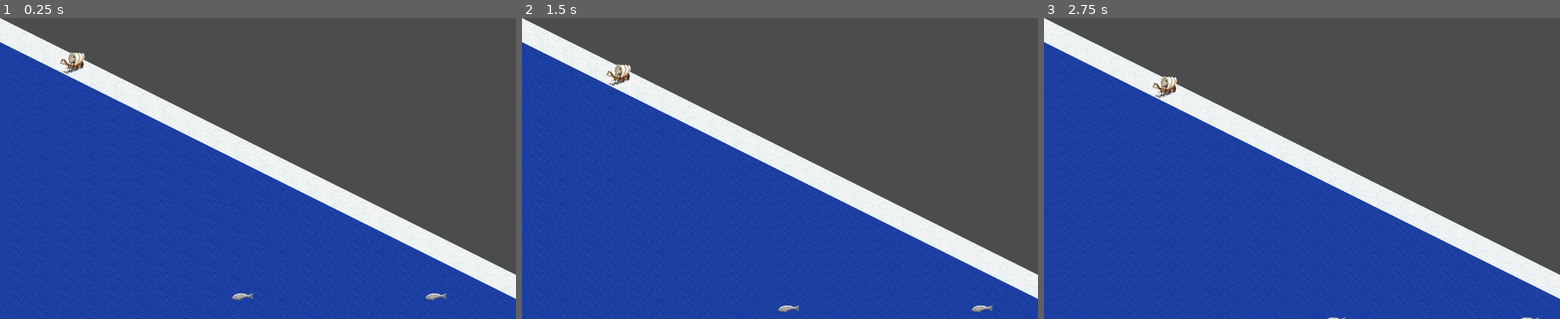
Above: before the commit, frames 1-3 (left to right).
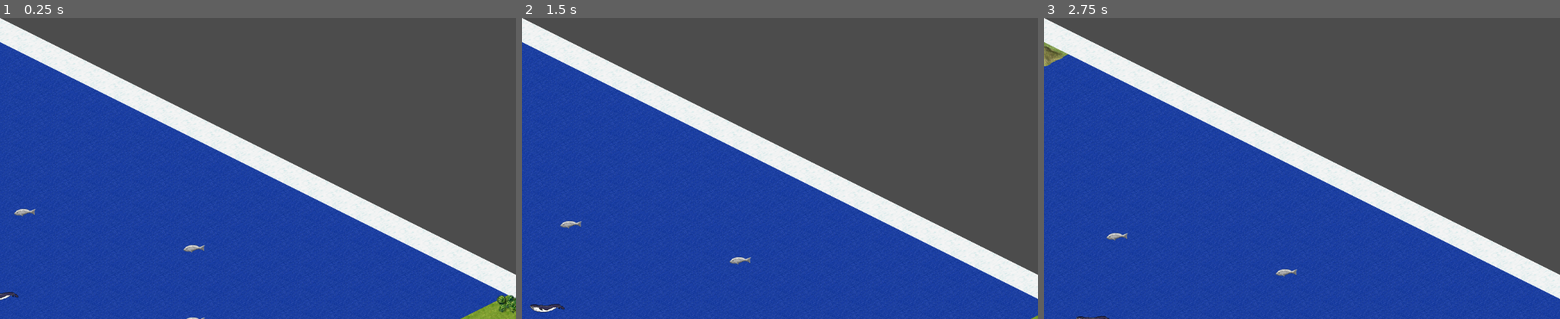
Above: after the commit, the same moments.

Repository: burdockcascade/gociv
Game: Godot game, scene res://src/Main.tscn
Same seed, same stepped clock (60 frames per second), same inputs: the game is played once before the commit and once after it.
Inputs (mouse positions are in pixels of both pictures, inside the frame that each line leads up to):
- Up to frame 1 (0.25 s): no input
- Up to frame 2 (1.5 s): tap Enter at 0.5 s; move the mouse to (893, 153) at 0.52 s; hold } (ui_move_map_right) 0.53-1.25 s; click (893, 153) at 0.67 s; tap Space at 1.25 s; drag from (676, 183) to (754, 228) at 1.27 s
- Up to frame 3 (2.75 s): tap Enter at 2 s; move the mouse to (1353, 102) at 2.02 s; hold } (ui_move_map_right) from 2.03 s (still down)

The runs differ from the first frame. In frame 1, 1.1% of the frame differs, in the area x 0-100%, y 11-100%; in frame 2, 0.6%; in frame 3, 0.6%.
Error before the commit: Invalid get index '(13, -3)' (on base: 'Dictionary'). (res://src/Units.gd:50)
Error after the commit: Invalid get index '(13, -3)' (on base: 'Dictionary'). (res://src/Units.gd:39)

Commit message:
explorer and code cleanup

Diff:
--- a/src/Map.gd
+++ b/src/Map.gd
@@ -13,6 +13,7 @@
 var landnav: AStar2D = AStar2D.new()
 var waternav: AStar2D = AStar2D.new()
 
+# order is important
 enum TILE {
 
 	SHALLOW_OCEAN,
@@ -30,6 +31,7 @@
 
 }
 
+# order is important
 enum TERRAIN2 {
 
 	SMALL_FOREST = 49
@@ -38,9 +40,10 @@
 
 }
 
+# order is important
 enum RESOURCE {
 
-	OASIS,
+	OASIS, # 0
 	OIL,
 	OILRIG
 	BUFFALO,
@@ -50,7 +53,7 @@
 	SILK,
 	FARMLAND,
 	COAL,
-	WINE,
+	WINE, # 10
 	MINING,
 	GOLD,
 	IRON,
@@ -60,7 +63,7 @@
 	VILLAGE,
 	IVORY,
 	ARCTIC_OIL,
-	FALLOUT,
+	FALLOUT, # 20
 	PEAT,
 	SPICE,
 	OIL_PLATFORM,
@@ -70,16 +73,86 @@
 	WHALES,
 	SEALS,
 	FOREST_GAME,
-	HORSES,
+	HORSES, # 30
 	SHEILD
 
 }
 
+####################################################################################################
+## Ready
+
 var mapsize: Vector2
 
 func _ready() -> void:
 
 	rng.randomize()
+
+####################################################################################################
+## DRAW WORLD
+
+func slide_map_left() -> void:
+
+	for mapd in mapdata.values():
+		mapd.cellv.x = wrapi(mapd.cellv.x - 1, 0, mapsize.x)
+
+	draw_map()
+	emit_signal("world_scrolled", Vector2.LEFT)
+
+
+func slide_map_right() -> void:
+
+	for mapd in mapdata.values():
+		mapd.cellv.x = wrapi(mapd.cellv.x + 1, 0, mapsize.x)
+
+	draw_map()
+	emit_signal("world_scrolled", Vector2.RIGHT)
+
+func draw_map() -> void:
+
+	# paint map
+	for mapv in mapdata:
+
+		var mapd: Dictionary = mapdata[mapv]
+		var cellv: Vector2 = mapd.cellv
+
+		# update world position for mapv
+		mapd.worldv = terrain.map_to_world(cellv)
+
+		# paint terrain
+		terrain.set_cellv(cellv, mapd.tile)
+
+		# paint upper terrain
+		terrain2.set_cellv(cellv, mapd.terrain2)
+
+		# paint resources
+		resources.set_cellv(cellv, mapd.resource)
+
+		# paint settlements
+
+		# paint units
+
+		# paint fog
+
+####################################################################################################
+## MAP GENERATOR
+
+enum HEIGHT {
+	DEEP_SEA,
+	SHALLOW_OCEAN,
+	FLATLAND,
+	HILL,
+	MOUNTAIN
+}
+
+var tile_height: Dictionary = {
+	HEIGHT.DEEP_SEA : TILE.SHALLOW_OCEAN,
+	HEIGHT.SHALLOW_OCEAN : TILE.SHALLOW_OCEAN,
+	HEIGHT.FLATLAND : TILE.GRASSLAND,
+	HEIGHT.HILL : TILE.HILLS,
+	HEIGHT.MOUNTAIN : TILE.MOUNTAINS
+}
+
+var rng: RandomNumberGenerator = RandomNumberGenerator.new()
 
 func new_map(size: Vector2) -> Dictionary:
 
@@ -93,67 +166,6 @@
 	# all done
 	return mapdata
 
-####################################################################################################
-## DRAW WORLD
-
-func slide_map_left() -> void:
-
-	for mapd in mapdata.values():
-		mapd.cellv.x = wrapi(mapd.cellv.x - 1, 0, mapsize.x)
-
-	draw_map()
-	emit_signal("world_scrolled", Vector2.LEFT)
-
-
-func slide_map_right() -> void:
-
-	for mapd in mapdata.values():
-		mapd.cellv.x = wrapi(mapd.cellv.x + 1, 0, mapsize.x)
-
-	draw_map()
-	emit_signal("world_scrolled", Vector2.RIGHT)
-
-func draw_map() -> void:
-
-	# paint map
-	for mapv in mapdata:
-
-		var mapd: Dictionary = mapdata[mapv]
-		var cellv: Vector2 = mapd.cellv
-
-		# update world position for mapv
-		mapd.worldv = terrain.map_to_world(cellv)
-
-		# paint terrain
-		terrain.set_cellv(cellv, mapd.tile)
-
-		# paint upper terrain
-		terrain2.set_cellv(cellv, mapd.terrain2)
-
-		# paint resources
-		resources.set_cellv(cellv, mapd.resource)
-
-		# paint settlements
-
-		# paint units
-
-		# paint fog
-
-
-
-####################################################################################################
-## MAP GENERATOR
-
-var tile_height: Dictionary = {
-	0 : TILE.SHALLOW_OCEAN,
-	1 : TILE.SHALLOW_OCEAN,
-	2 : TILE.GRASSLAND,
-	3 : TILE.HILLS,
-	4 : TILE.MOUNTAINS
-}
-
-var rng: RandomNumberGenerator = RandomNumberGenerator.new()
-
 func generate_terrain(dim: Vector2) -> void:
 
 	var noise: OpenSimplexNoise = OpenSimplexNoise.new()
@@ -161,7 +173,7 @@
 
 	# Noise Configure
 	noise.seed = randi()
-	noise.octaves = 0.5
+	noise.octaves = 0.3
 	noise.period = 20.0
 	noise.persistence = 0.5
 
@@ -175,18 +187,20 @@
 				cellv = v,
 				worldv = terrain.map_to_world(v),
 				units = [],
+				height = 0,
 				tile = -1,
 				terrain2 = -1,
 				resource = -1,
 				is_water = false,
-				is_land = false
+				is_land = false,
+				travel_time = 1,
 			}
 
 			# noise per tile
-			var n: int = int(abs(4 * noise.get_noise_2dv(v)))
-			mapd.tile = tile_height.get(n)
-
-			if n == 2:
+			mapd.height = int(abs(5 * noise.get_noise_2dv(v)))
+			mapd.tile = tile_height.get(mapd.height)
+
+			if mapd.height == HEIGHT.FLATLAND:
 				mapd.tile = select_random_green_tile(v)
 
 			# set tundra
@@ -199,15 +213,16 @@
 
 
 			# set hills & mountains
-			if n == 3 and mapd.tile != TILE.ARCTIC:
+			if mapd.height == HEIGHT.HILL and mapd.tile != TILE.ARCTIC:
 				mapd.terrain2 = 0
-			elif n == 4 and mapd.tile != TILE.ARCTIC:
-				mapd.terrain2 = 16
+				mapd.travel_time = 1
+			elif mapd.height == HEIGHT.MOUNTAIN and mapd.tile != TILE.ARCTIC:
+				mapd.terrain2 = RESOURCE.TUNDRA_GAME
 			elif mapd.tile == TILE.FOREST:
 				mapd.terrain2 = add_random_trees(v)
 
 			# is water tile
-			mapd.is_water = mapd.tile == TILE.DEEP_OCEAN or mapd.tile == TILE.SHALLOW_OCEAN
+			mapd.is_water = (mapd.tile == TILE.DEEP_OCEAN) or (mapd.tile == TILE.SHALLOW_OCEAN)
 
 			# is land tile
 			mapd.is_land = !mapd.is_water
@@ -278,15 +293,12 @@
 				2: r = RESOURCE.OASIS
 
 		TILE.HILLS:
-			match rng.randi_range(1, 25):
-				1: r = RESOURCE.GOLD
-				2: r = RESOURCE.IRON
+			match rng.randi_range(1, 20):
 				3: r = RESOURCE.COAL
 				4: r = RESOURCE.WINE
-				5: r = RESOURCE.GEMS
 
 		TILE.MOUNTAINS:
-			match rng.randi_range(1, 30):
+			match rng.randi_range(1, 10):
 				1: r = RESOURCE.GOLD
 				2: r = RESOURCE.IRON
 				3: r = RESOURCE.COAL
--- a/src/Units.gd
+++ b/src/Units.gd
@@ -1,15 +1,4 @@
 extends Node2D
-
-const unit = {
-
-	transporter = {
-		scene = "res://src/units/Transporter.tscn"
-	},
-	caravan = {
-		scene = "res://src/units/Caravan.tscn"
-	}
-
-}
 
 onready var map = get_node("../Map")
 var mapdata: Dictionary
--- a/src/World.gd
+++ b/src/World.gd
@@ -6,21 +6,42 @@
 var mapdata: Dictionary
 
 const MAPSIZE_LARGE: Vector2 = Vector2(128, 128)
+const MAPSIZE_MEDIUM: Vector2 = Vector2(64, 64)
 const MAPSIZE_TEST: Vector2 = Vector2(32, 32)
+
+####################################################################################################
+## Unit DB
+
+const unit = {
+
+	transporter = {
+		scene = "res://src/units/Transporter.tscn"
+	},
+	caravan = {
+		scene = "res://src/units/Caravan.tscn"
+	},
+	explorer = {
+		scene = "res://src/units/Explorer.tscn"
+	}
+
+}
+
+####################################################################################################
+## READY
 
 func _ready() -> void:
 
 	# generate map
-	mapdata = map.new_map(MAPSIZE_TEST)
+	mapdata = map.new_map(MAPSIZE_MEDIUM)
 	units.mapdata = mapdata
 
 	# add unit to map
-	units.add_unit(units.unit.transporter, map.random_sea_tile())
-	units.add_unit(units.unit.caravan, map.random_land_tile())
-
+	units.add_unit(unit.transporter, map.random_sea_tile())
+	units.add_unit(unit.caravan, map.random_land_tile())
+	units.add_unit(unit.explorer, map.random_land_tile())
 
 ####################################################################################################
-## UI Controls
+## UI CONTROLS
 
 func _unhandled_input(event: InputEvent) -> void:
 
--- /dev/null
+++ b/src/units/Explorer.tscn
@@ -0,0 +1,20 @@
+[gd_scene load_steps=5 format=2]
+
+[ext_resource path="res://assets/ampilo2/units.png" type="Texture" id=1]
+[ext_resource path="res://src/units/Unit.tscn" type="PackedScene" id=2]
+[ext_resource path="res://assets/sfx/foot3.ogg" type="AudioStream" id=3]
+
+[sub_resource type="AtlasTexture" id=1]
+atlas = ExtResource( 1 )
+region = Rect2( 846, 50, 64, 48 )
+
+[node name="Explorer" instance=ExtResource( 2 )]
+max_movement = 6
+over_land = true
+visibility = 4
+
+[node name="UnitSprite" parent="." index="1"]
+texture = SubResource( 1 )
+
+[node name="MovementSound" parent="." index="2"]
+stream = ExtResource( 3 )
